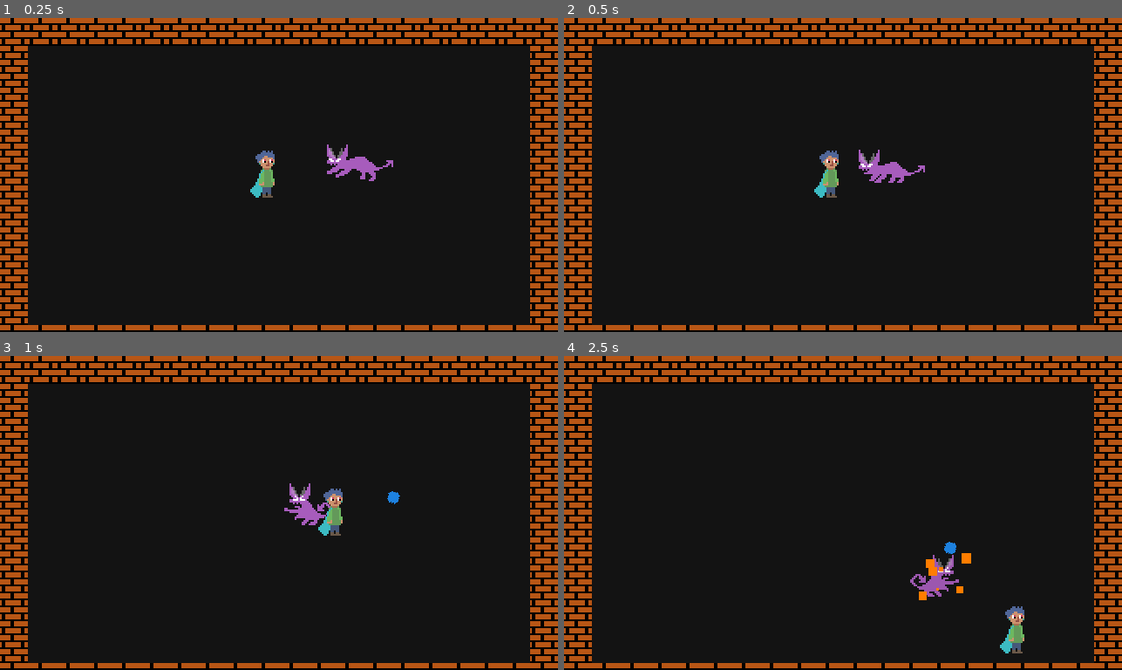
Above: before the commit, frames 1-4 (two rows, left to right).
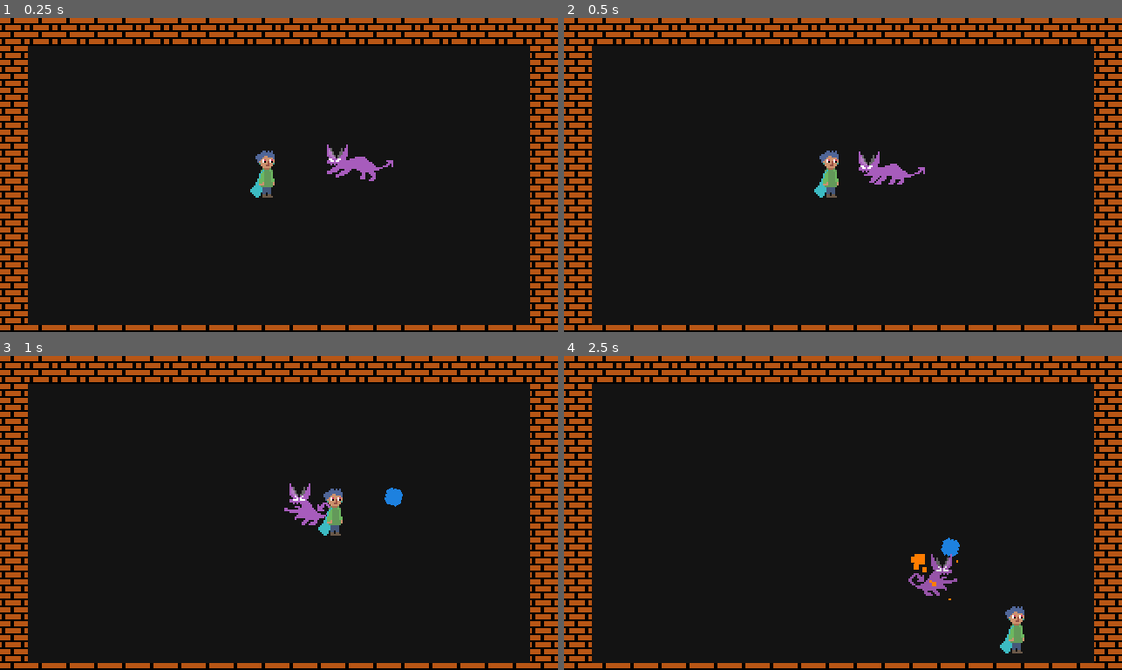
Above: after the commit, the same moments.

Repository: DuncanSparks/blue-and-red
Game: Godot game, scene res://Scenes/Test.tscn
Two runs of this game, one before a commit and one after it. Both use one fixed random seed, a clock stepped at 60 frames per second and the inputs below.
Inputs (mouse positions are in pixels of both pictures, inside the frame that each line leads up to):
- Up to frame 1 (0.25 s): no input
- Up to frame 2 (0.5 s): no input
- Up to frame 3 (1 s): move the mouse to (401, 497) at 0.52 s; hold D (move_right) from 0.53 s (still down); tap Space (attack) at 0.6 s; right-click (401, 497) at 0.8 s
- Up to frame 4 (2.5 s): move the mouse to (731, 528) at 1.27 s; release D (move_right) at 1.28 s; hold S (move_down) 1.28-2.03 s; right-click (731, 528) at 1.35 s; tap Space (attack) at 1.55, 2.1 s; move the mouse to (898, 443) at 2.02 s; hold D (move_right) from 2.03 s (still down); right-click (898, 443) at 2.3 s

Frame 1 is identical in both runs. In frame 2, 0.2% of the frame differs, in the area x 52-65%, y 41-54%; in frame 3, less than 0.1%; in frame 4, 0.7%, in the area x 61-73%, y 57-78%.

Commit message:
Add some more animation

Diff:
--- a/Prefabs/Orb.tscn
+++ b/Prefabs/Orb.tscn
@@ -1,13 +1,19 @@
-[gd_scene load_steps=6 format=2]
+[gd_scene load_steps=8 format=2]
 
 [ext_resource path="res://Sprites/Effects/Orb.png" type="Texture" id=1]
 [ext_resource path="res://Scripts/Orb.gd" type="Script" id=2]
+[ext_resource path="res://Sprites/Characters/Demons/Fireball.png" type="Texture" id=3]
 
 [sub_resource type="SpriteFrames" id=1]
 animations = [ {
 "frames": [ ExtResource( 1 ) ],
 "loop": true,
 "name": "idle",
+"speed": 5.0
+}, {
+"frames": [ ExtResource( 3 ) ],
+"loop": true,
+"name": "idle_flame",
 "speed": 5.0
 } ]
 
@@ -30,8 +36,25 @@
 "values": [ 0.0, 360.0 ]
 }
 
+[sub_resource type="Animation" id=4]
+resource_name = "Scale"
+length = 2.5
+tracks/0/type = "value"
+tracks/0/path = NodePath(".:scale")
+tracks/0/interp = 1
+tracks/0/loop_wrap = true
+tracks/0/imported = false
+tracks/0/enabled = true
+tracks/0/keys = {
+"times": PoolRealArray( 0, 2.5 ),
+"transitions": PoolRealArray( 1, 1 ),
+"update": 0,
+"values": [ Vector2( 1.5, 1.5 ), Vector2( 6, 6 ) ]
+}
+
 [node name="Orb" type="KinematicBody2D"]
 position = Vector2( 112, 72 )
+scale = Vector2( 1.5, 1.5 )
 collision_layer = 32
 collision_mask = 32
 script = ExtResource( 2 )
@@ -52,3 +75,6 @@
 [node name="AnimationPlayer" type="AnimationPlayer" parent="."]
 autoplay = "Spin"
 anims/Spin = SubResource( 3 )
+
+[node name="AnimationPlayerSize" type="AnimationPlayer" parent="."]
+anims/Scale = SubResource( 4 )
--- a/Scenes/Test.tscn
+++ b/Scenes/Test.tscn
@@ -1,6 +1,6 @@
-[gd_scene load_steps=26 format=2]
-
-[ext_resource path="res://Sprites/Protag_human.png" type="Texture" id=1]
+[gd_scene load_steps=34 format=2]
+
+[ext_resource path="res://Sprites/Characters/Protag_human.png" type="Texture" id=1]
 [ext_resource path="res://Scripts/Player.gd" type="Script" id=2]
 [ext_resource path="res://Sprites/Protag_demon.png" type="Texture" id=3]
 [ext_resource path="res://Resources/Tilesets/Tileset_Main.tres" type="TileSet" id=4]
@@ -17,27 +17,38 @@
 [ext_resource path="res://Scripts/EnemyDemon.gd" type="Script" id=15]
 [ext_resource path="res://Sprites/Characters/Demons/Demon_ouch.png" type="Texture" id=16]
 [ext_resource path="res://Audio/Ouch.ogg" type="AudioStream" id=17]
+[ext_resource path="res://Sprites/Characters/Demons/Demon_pounce2.png" type="Texture" id=18]
+[ext_resource path="res://Sprites/Characters/Demons/Demon_pounce1.png" type="Texture" id=19]
+[ext_resource path="res://Sprites/Characters/Demons/Demon_run1a.png" type="Texture" id=20]
+[ext_resource path="res://Audio/Land_animal.ogg" type="AudioStream" id=21]
+[ext_resource path="res://Audio/Flame.ogg" type="AudioStream" id=22]
+[ext_resource path="res://Sprites/Characters/Protag_human_ouch.png" type="Texture" id=23]
 
 [sub_resource type="SpriteFrames" id=1]
 animations = [ {
+"frames": [ ExtResource( 23 ) ],
+"loop": true,
+"name": "ouch_human",
+"speed": 5.0
+}, {
+"frames": [ ExtResource( 1 ) ],
+"loop": true,
+"name": "idle_human",
+"speed": 5.0
+}, {
 "frames": [ ExtResource( 3 ) ],
 "loop": true,
 "name": "run_demon",
 "speed": 5.0
 }, {
+"frames": [ ExtResource( 1 ) ],
+"loop": true,
+"name": "run_human",
+"speed": 5.0
+}, {
 "frames": [ ExtResource( 3 ) ],
 "loop": true,
 "name": "idle_demon",
-"speed": 5.0
-}, {
-"frames": [ ExtResource( 1 ) ],
-"loop": true,
-"name": "run_human",
-"speed": 5.0
-}, {
-"frames": [ ExtResource( 1 ) ],
-"loop": true,
-"name": "idle_human",
 "speed": 5.0
 } ]
 
@@ -57,13 +68,47 @@
 "speed": 24.0
 } ]
 
-[sub_resource type="SpriteFrames" id=4]
+[sub_resource type="RectangleShape2D" id=4]
+extents = Vector2( 5, 13 )
+
+[sub_resource type="Animation" id=10]
+resource_name = "Iframes"
+length = 2.2
+tracks/0/type = "value"
+tracks/0/path = NodePath("Sprite:visible")
+tracks/0/interp = 1
+tracks/0/loop_wrap = true
+tracks/0/imported = false
+tracks/0/enabled = true
+tracks/0/keys = {
+"times": PoolRealArray( 0, 0.2, 0.4, 0.6, 0.8, 1, 1.2, 1.4, 1.6, 1.8, 2, 2.2 ),
+"transitions": PoolRealArray( 1, 1, 1, 1, 1, 1, 1, 1, 1, 1, 1, 1 ),
+"update": 1,
+"values": [ false, true, false, true, false, true, false, true, false, true, false, true ]
+}
+
+[sub_resource type="SpriteFrames" id=5]
 animations = [ {
 "frames": [ ExtResource( 11 ) ],
 "loop": true,
 "name": "idle",
 "speed": 5.0
 }, {
+"frames": [ ExtResource( 20 ) ],
+"loop": true,
+"name": "flame",
+"speed": 5.0
+}, {
+"frames": [ ExtResource( 11 ), ExtResource( 19 ), ExtResource( 19 ), ExtResource( 19 ), ExtResource( 18 ), ExtResource( 13 ) ],
+"loop": false,
+"name": "pounce",
+"speed": 12.0
+}, {
+"frames": [ ExtResource( 12 ) ],
+"loop": true,
+"name": "land",
+"speed": 5.0
+}, {
 "frames": [ ExtResource( 11 ), ExtResource( 14 ), ExtResource( 13 ), ExtResource( 12 ) ],
 "loop": true,
 "name": "run",
@@ -73,9 +118,14 @@
 "loop": true,
 "name": "ouch",
 "speed": 5.0
+}, {
+"frames": [ ExtResource( 12 ) ],
+"loop": true,
+"name": "flame_2",
+"speed": 5.0
 } ]
 
-[sub_resource type="RectangleShape2D" id=5]
+[sub_resource type="RectangleShape2D" id=6]
 extents = Vector2( 9, 7 )
 
 [sub_resource type="RectangleShape2D" id=7]
@@ -103,6 +153,8 @@
 z_index = -1000
 tile_set = ExtResource( 4 )
 cell_size = Vector2( 16, 16 )
+collision_layer = 512
+collision_mask = 2147484160
 format = 1
 tile_data = PoolIntArray( 0, 0, 0, 1, 0, 0, 2, 0, 0, 3, 0, 0, 4, 0, 0, 5, 0, 0, 6, 0, 0, 7, 0, 0, 8, 0, 0, 9, 0, 0, 10, …(3157 unchanged characters)…
 __meta__ = {
@@ -111,6 +163,8 @@
 
 [node name="Player" type="KinematicBody2D" parent="."]
 position = Vector2( 152, 88 )
+collision_layer = 513
+collision_mask = 513
 script = ExtResource( 2 )
 __meta__ = {
 "_edit_group_": true
@@ -118,7 +172,7 @@
 
 [node name="Sprite" type="AnimatedSprite" parent="Player"]
 frames = SubResource( 1 )
-animation = "idle_human"
+animation = "ouch_human"
 
 [node name="CollisionHuman" type="CollisionShape2D" parent="Player"]
 position = Vector2( 1, 12 )
@@ -138,21 +192,42 @@
 polygon = PoolVector2Array( 23.3711, -8.20177, 27.1617, -0.100296, 25.0806, 11.9404, 19.1345, 14.1702, 5.97891, 7.85252, 6.2019, -7.90446, 14.452, -14.2221 )
 disabled = true
 
+[node name="Hurtbox" type="Area2D" parent="Player"]
+collision_layer = 32768
+collision_mask = 32768
+
+[node name="CollisionShape2D" type="CollisionShape2D" parent="Player/Hurtbox"]
+position = Vector2( 1, 2 )
+shape = SubResource( 4 )
+
+[node name="TimerStun" type="Timer" parent="Player"]
+wait_time = 0.4
+one_shot = true
+
+[node name="SoundHurt" type="AudioStreamPlayer" parent="Player"]
+stream = ExtResource( 17 )
+volume_db = -12.0
+
+[node name="AnimationPlayer" type="AnimationPlayer" parent="Player"]
+playback_speed = 2.0
+anims/Iframes = SubResource( 10 )
+
 [node name="Demon" type="KinematicBody2D" parent="."]
 position = Vector2( 216, 80 )
+collision_layer = 513
+collision_mask = 2147484160
 script = ExtResource( 15 )
 __meta__ = {
 "_edit_group_": true
 }
 
 [node name="Sprite" type="AnimatedSprite" parent="Demon"]
-frames = SubResource( 4 )
-animation = "idle"
-playing = true
+frames = SubResource( 5 )
+animation = "flame_2"
 
 [node name="CollisionShape2D" type="CollisionShape2D" parent="Demon"]
 position = Vector2( 5, 5 )
-shape = SubResource( 5 )
+shape = SubResource( 6 )
 
 [node name="Hurtbox" type="Area2D" parent="Demon"]
 collision_layer = 32
@@ -169,6 +244,14 @@
 explosiveness = 1.0
 process_material = SubResource( 8 )
 
+[node name="SoundLand" type="AudioStreamPlayer" parent="Demon"]
+stream = ExtResource( 21 )
+volume_db = -12.0
+
+[node name="SoundFlame" type="AudioStreamPlayer" parent="Demon"]
+stream = ExtResource( 22 )
+volume_db = -24.0
+
 [node name="SoundHurt" type="AudioStreamPlayer" parent="Demon"]
 stream = ExtResource( 17 )
 volume_db = -12.0
@@ -178,6 +261,38 @@
 [node name="TimerNav" type="Timer" parent="Demon"]
 wait_time = 0.1
 
+[node name="TimerAttack" type="Timer" parent="Demon"]
+wait_time = 1.1
+one_shot = true
+
+[node name="TimerStartPounce" type="Timer" parent="Demon"]
+wait_time = 3.0
+one_shot = true
+
+[node name="TimerStartFlame" type="Timer" parent="Demon"]
+wait_time = 4.0
+one_shot = true
+
+[node name="TimerPounce" type="Timer" parent="Demon"]
+wait_time = 0.5
+one_shot = true
+
+[node name="TimerPounce2" type="Timer" parent="Demon"]
+wait_time = 0.4
+one_shot = true
+
+[node name="TimerPounce3" type="Timer" parent="Demon"]
+wait_time = 0.4
+one_shot = true
+
+[node name="TimerFlame" type="Timer" parent="Demon"]
+wait_time = 0.4
+one_shot = true
+
+[node name="TimerFlame2" type="Timer" parent="Demon"]
+wait_time = 0.8
+one_shot = true
+
 [node name="TimerStun" type="Timer" parent="Demon"]
 wait_time = 0.85
 one_shot = true
@@ -187,17 +302,29 @@
 one_shot = true
 
 [node name="Navigation2D" type="Navigation2D" parent="."]
+visible = false
 
 [node name="NavigationPolygonInstance" type="NavigationPolygonInstance" parent="Navigation2D"]
-navpoly = SubResource( 6 )
+navpoly = SubResource( 9 )
 __meta__ = {
 "_edit_lock_": true
 }
 [connection signal="animation_finished" from="Player/SpriteSword" to="Player/SpriteSword" method="play" binds= [ "idle" ]]
 [connection signal="animation_finished" from="Player/SpriteSword" to="Player/AreaSword/CollisionPolygon2D" method="set_disabled" binds= [ true ]]
+[connection signal="body_entered" from="Player/Hurtbox" to="Player" method="_on_Hurtbox_body_entered"]
+[connection signal="timeout" from="Player/TimerStun" to="Player" method="_on_TimerStun_timeout"]
+[connection signal="animation_finished" from="Player/AnimationPlayer" to="Player" method="_on_AnimationPlayer_animation_finished"]
 [connection signal="area_entered" from="Demon/Hurtbox" to="Demon" method="_on_Hurtbox_area_entered"]
 [connection signal="body_entered" from="Demon/Hurtbox" to="Demon" method="_on_Hurtbox_body_entered"]
 [connection signal="tween_all_completed" from="Demon/TweenFade" to="Demon/ParticlesDeath" method="set_emitting" binds= [ false ]]
 [connection signal="timeout" from="Demon/TimerNav" to="Demon" method="_on_TimerNav_timeout"]
+[connection signal="timeout" from="Demon/TimerAttack" to="Demon" method="_on_TimerAttack_timeout"]
+[connection signal="timeout" from="Demon/TimerStartPounce" to="Demon" method="_on_TimerStartPounce_timeout"]
+[connection signal="timeout" from="Demon/TimerStartFlame" to="Demon" method="_on_TimerStartFlame_timeout"]
+[connection signal="timeout" from="Demon/TimerPounce" to="Demon" method="_on_TimerPounce_timeout"]
+[connection signal="timeout" from="Demon/TimerPounce2" to="Demon" method="_on_TimerPounce2_timeout"]
+[connection signal="timeout" from="Demon/TimerPounce3" to="Demon" method="_on_TimerAttack_timeout"]
+[connection signal="timeout" from="Demon/TimerFlame" to="Demon" method="_on_TimerFlame_timeout"]
+[connection signal="timeout" from="Demon/TimerFlame2" to="Demon" method="_on_TimerAttack_timeout"]
 [connection signal="timeout" from="Demon/TimerStun" to="Demon" method="_on_TimerStun_timeout"]
 [connection signal="timeout" from="Demon/TimerDeath" to="Demon" method="queue_free"]
--- a/Scripts/EnemyDemon.gd
+++ b/Scripts/EnemyDemon.gd
@@ -1,12 +1,20 @@
 extends KinematicBody2D
 
 export(bool) var path_to_player := true
+export(Texture) var flame_texture: Texture
+
+const flame_ref := preload("res://Prefabs/Orb.tscn")
 
 var motion := Vector2()
 var speed := 70
 
 var health := 3
+var attacking := false
 var stunned := false
+
+var can_flame := false
+var can_pounce := false
+var pounce_target := Vector2()
 
 var nav_path: PoolVector2Array = []
 var nav_node: Navigation2D = null
@@ -22,19 +30,54 @@
 		nav_path = nav_node.get_simple_path(get_global_position(), player_ref.get_global_position(), false)
 		$TimerNav.start()
 
+	$TimerStartPounce.set_wait_time(rand_range(2.5, 4))
+	$TimerStartFlame.set_wait_time(rand_range(3.5, 6))
+	$TimerStartPounce.start()
+	$TimerStartFlame.start()
+
 
 func _process(delta):
 	set_z_index(get_position().y)
 
-	if not stunned:
+	if not stunned and not attacking:
 		if path_to_player:
 			move_along_path(speed * delta)
 
 		sprite_management()
 
+	var distance_to_player := get_global_position().distance_to(player_ref.get_global_position())
+
+	if not attacking and can_flame:
+		flame()
+
+	if distance_to_player <= 60 and not attacking and can_pounce:
+		pounce()
+
 
 func _physics_process(delta):
 	move_and_slide(motion * speed)
+
+
+func swipe():
+	attacking = true
+	motion = Vector2.ZERO
+
+
+func pounce():
+	attacking = true
+	motion = Vector2.ZERO
+	sprite.play("pounce")
+	can_pounce = false
+	pounce_target = player_ref.get_global_position()
+	$TimerPounce.start()
+
+
+func flame():
+	attacking = true
+	motion = Vector2.ZERO
+	sprite.play("flame")
+	can_flame = false
+	$TimerFlame.start()
 
 
 func hurt():
@@ -45,7 +88,7 @@
 	motion = Vector2.ZERO
 	if health <= 0:
 		$ParticlesDeath.set_emitting(true)
-		$CollisionShape2D.set_disabled(true)
+		$CollisionShape2D.call_deferred("set_disabled", false)
 		var tween := $TweenFade as Tween
 		tween.interpolate_property(sprite, "self_modulate", Color(1, 1, 1, 1), Color(1, 1, 1, 0), 0.42)
 		tween.start()
@@ -92,5 +135,53 @@
 	hurt()
 
 
+func _on_TimerStartPounce_timeout():
+	can_pounce = true
+
+
 func _on_TimerStun_timeout():
 	stunned = false
+
+
+func _on_TimerAttack_timeout():
+	attacking = false
+
+
+func _on_TimerPounce_timeout():
+	speed = 200
+	motion = Vector2.RIGHT.rotated(get_global_position().direction_to(pounce_target).angle())
+	$TimerPounce2.start()
+
+
+func _on_TimerPounce2_timeout():
+	$SoundLand.play()
+	sprite.play("land")
+	motion = Vector2.ZERO
+	speed = 70
+	$TimerPounce3.start()
+	$TimerStartPounce.set_wait_time(rand_range(2.5, 4))
+	$TimerStartPounce.start()
+
+
+func _on_TimerFlame_timeout():
+	$SoundFlame.play()
+	sprite.play("flame_2")
+	var flame_inst := flame_ref.instance() as KinematicBody2D
+	flame_inst.set_position(get_global_position())
+	flame_inst.motion = Vector2.RIGHT.rotated(get_position().direction_to(player_ref.get_global_position()).angle())
+	flame_inst.get_node("AnimatedSprite").play("idle_flame")
+	flame_inst.set_scale(Vector2(1.5, 1.5))
+	flame_inst.set_collision_layer_bit(15, true)
+	flame_inst.set_collision_mask_bit(15, true)
+	flame_inst.set_collision_layer_bit(5, false)
+	flame_inst.set_collision_mask_bit(5, false)
+	flame_inst.grow()
+	flame_inst.speed = 200
+	get_tree().get_root().add_child(flame_inst)
+	$TimerFlame2.start()
+	$TimerStartFlame.set_wait_time(rand_range(3.5, 6))
+	$TimerStartFlame.start()
+
+
+func _on_TimerStartFlame_timeout():
+	can_flame = true
--- a/Scripts/Orb.gd
+++ b/Scripts/Orb.gd
@@ -6,3 +6,7 @@
 
 func _physics_process(delta):
 	move_and_collide(motion * speed * delta)
+
+
+func grow():
+	$AnimationPlayerSize.play("Scale")
--- a/Scripts/Player.gd
+++ b/Scripts/Player.gd
@@ -5,6 +5,10 @@
 var speed := 90
 
 var motion := Vector2()
+
+var health := 5
+var stunned := false
+var iframes := false
 
 var demon_form := false
 
@@ -19,12 +23,14 @@
 func _process(_delta):
 	set_z_index(get_position().y)
 
-	var input_x := int(Input.is_action_pressed("move_right")) - int(Input.is_action_pressed("move_left"))
-	var input_y := int(Input.is_action_pressed("move_down")) - int(Input.is_action_pressed("move_up"))
+	if not stunned:
+		var input_x := int(Input.is_action_pressed("move_right")) - int(Input.is_action_pressed("move_left"))
+		var input_y := int(Input.is_action_pressed("move_down")) - int(Input.is_action_pressed("move_up"))
+		motion = Vector2(input_x, input_y)
 
-	motion = Vector2(input_x, input_y)
-
-	sprite_management()
+		sprite_management()
+	else:
+		motion = Vector2.ZERO
 
 	if Input.is_action_just_pressed("attack"):
 		if not demon_form:
@@ -33,17 +39,30 @@
 
 	if Input.is_action_just_pressed("attack_2"):
 		if not demon_form:
-			var orb := orb_ref.instance()
+			var orb := orb_ref.instance() as KinematicBody2D
 			orb.set_position(get_position())
 			orb.motion = Vector2.RIGHT.rotated(get_position().direction_to(get_global_mouse_position()).angle())
 			get_tree().get_root().add_child(orb)
+
+	if Input.is_action_just_pressed("sys_fullscreen"):
+		OS.set_window_fullscreen(not OS.is_window_fullscreen())
 
 	if Input.is_action_just_pressed("debug_1"):
 		demon_form = not demon_form
 
 
 func _physics_process(_delta):
-	motion = move_and_slide(motion * speed)
+	move_and_slide(motion * speed)
+
+
+func hurt():
+	$SoundHurt.play()
+	sprite.play("ouch_human")
+	health -= 1
+	stunned = true
+	$TimerStun.start()
+	iframes = true
+	$AnimationPlayer.play("Iframes")
 
 
 func sprite_management():
@@ -60,3 +79,16 @@
 
 func is_moving() -> bool:
 	return motion != Vector2.ZERO
+
+
+func _on_Hurtbox_body_entered(body):
+	if not iframes:
+		hurt()
+
+
+func _on_TimerStun_timeout():
+	stunned = false
+
+
+func _on_AnimationPlayer_animation_finished(anim_name):
+	iframes = false
--- a/project.godot
+++ b/project.godot
@@ -51,6 +51,10 @@
 "stream": false,
 "svg/scale": 1.0
 }
+ogg_vorbis={
+"loop": false,
+"loop_offset": 0
+}
 
 [input]
 
@@ -94,6 +98,13 @@
 "events": [ Object(InputEventMouseButton,"resource_local_to_scene":false,"resource_name":"","device":0,"alt":false,"shi …(212 unchanged characters)…
  ]
 }
+sys_fullscreen={
+"deadzone": 0.5,
+"events": [ Object(InputEventKey,"resource_local_to_scene":false,"resource_name":"","device":0,"alt":false,"shift":false,"control":false,"meta":false,"command":false,"pressed":false,"scancode":16777247,"unicode":0,"echo":false,"script":null)
+, Object(InputEventKey,"resource_local_to_scene":false,"resource_name":"","device":0,"alt":false,"shift":false,"control":false,"meta":false,"command":false,"pressed":false,"scancode":16777254,"unicode":0,"echo":false,"script":null)
+, Object(InputEventKey,"resource_local_to_scene":false,"resource_name":"","device":0,"alt":true,"shift":false,"control":false,"meta":false,"command":false,"pressed":false,"scancode":16777221,"unicode":0,"echo":false,"script":null)
+ ]
+}
 
 [rendering]
 
Not shown, added: Audio/Flame.ogg.import
Not shown, added: Audio/Land_animal.ogg.import
Not shown, added: Audio/Land_human.ogg.import
Not shown: 1 places in Scenes/Test.tscn that only renumber resources
Binary file added: Sprites/Characters/Demons/Demon_pounce1.png
Not shown, added: Sprites/Characters/Demons/Demon_pounce1.png.import
Binary file added: Sprites/Characters/Demons/Demon_pounce2.png
Not shown, added: Sprites/Characters/Demons/Demon_pounce2.png.import
Binary file added: Sprites/Characters/Demons/Demon_pounce3.png
Not shown, added: Sprites/Characters/Demons/Demon_pounce3.png.import
Binary file changed: Sprites/Characters/Demons/Demon_run1.png
Binary file added: Sprites/Characters/Demons/Demon_run1a.png
(and 10 more such lines)
